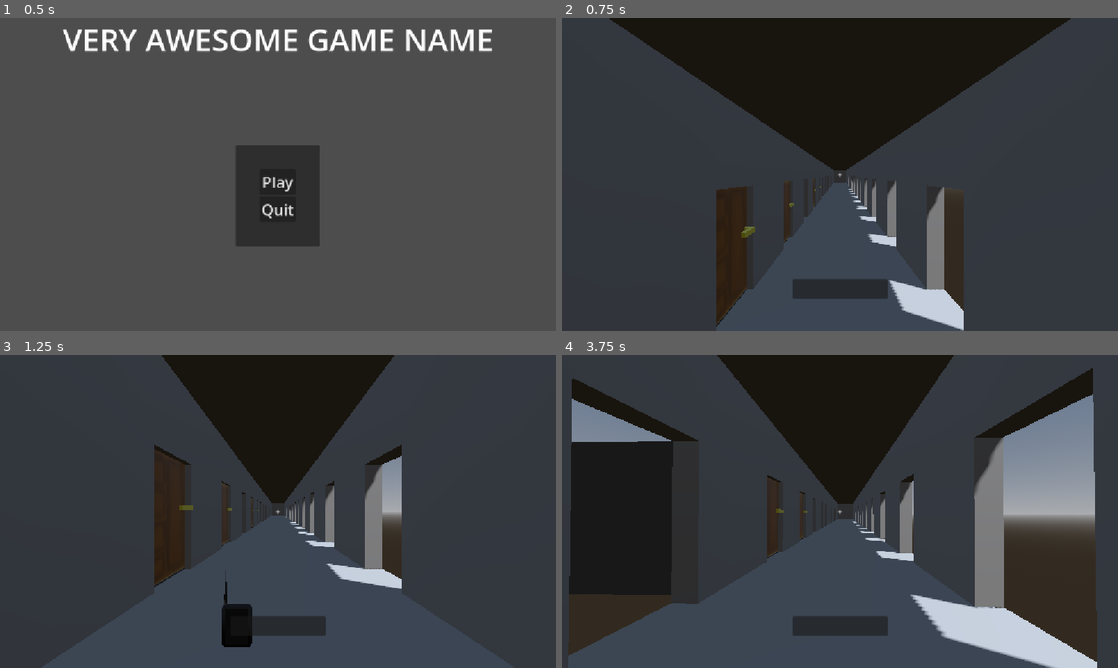
Above: before the commit, frames 1-4 (two rows, left to right).
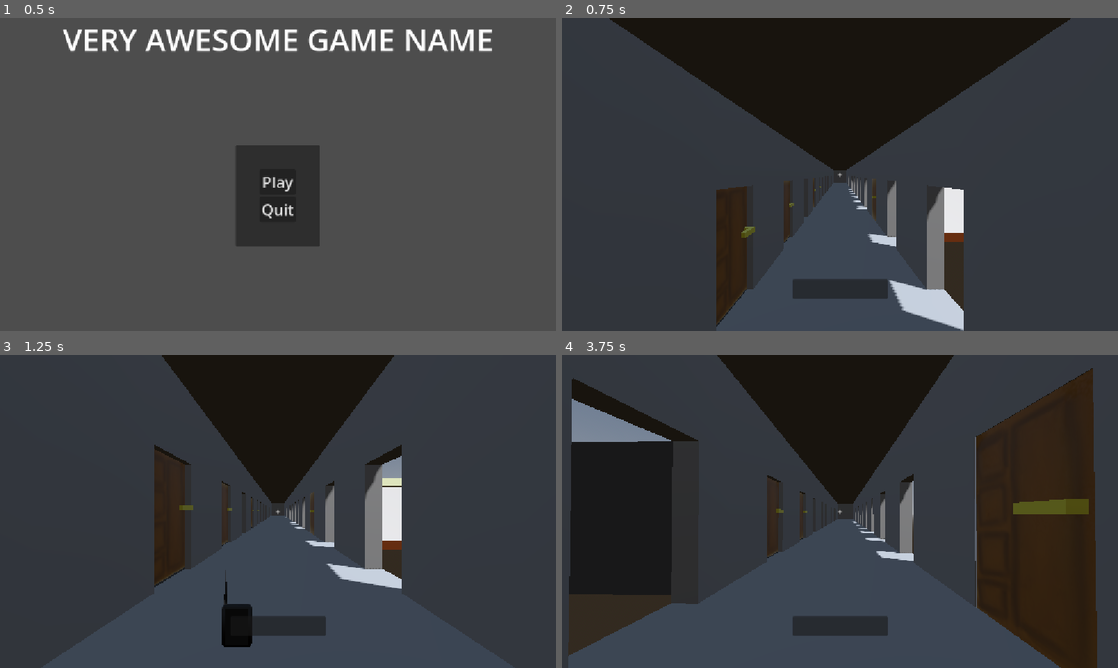
Above: after the commit, the same moments.

Repository: Krikmann/MachineGhost
Game: Godot game, scene res://Content/Menus/MainMenu/main_menu.tscn
Same seed, same stepped clock (60 frames per second), same inputs: the game is played once before the commit and once after it.
Inputs (mouse positions are in pixels of both pictures, inside the frame that each line leads up to):
- Up to frame 1 (0.5 s): no input
- Up to frame 2 (0.75 s): click "Play" at 0.5 s
- Up to frame 3 (1.25 s): no input
- Up to frame 4 (3.75 s): move the mouse to (867, 511) at 1.27 s; hold E (interact) 1.28-2.03 s; hold W (up) from 1.28 s (still down); tap Space (jump) at 1.52, 2.27 s; move the mouse to (812, 511) at 2.02 s; tap F (sb_voice) at 2.1, 3.6 s; move the mouse to (851, 505) at 2.77 s; hold E (interact) 2.78-3.53 s; move the mouse to (834, 517) at 3.52 s

Frame 1 is identical in both runs. In frame 2, 0.7% of the frame differs, in the area x 53-73%, y 51-72%; in frame 3, 0.9%; in frame 4, 13%, in the area x 62-97%, y 4-100%.

Commit message:
Add Friends room and imported furniture

Diff:
--- /dev/null
+++ b/ghost-machine/Content/Rooms/FriendsRoom/friends_room.tscn
@@ -0,0 +1,78 @@
+[gd_scene format=3 uid="uid://hglr4thtvedg"]
+
+[ext_resource type="PackedScene" uid="uid://cqswc5jpl1g3w" path="res://Imported/Fancy_Chair.glb" id="1_22cbj"]
+[ext_resource type="PackedScene" uid="uid://23nk5b3d3q8i" path="res://Imported/VOODI.glb" id="2_fmp0g"]
+[ext_resource type="ArrayMesh" uid="uid://cvqcsmvxbldb5" path="res://Imported/laud.obj" id="3_832nf"]
+[ext_resource type="PackedScene" uid="uid://sgq05cwxebbj" path="res://Imported/riiul1.glb" id="4_vwwxg"]
+[ext_resource type="PackedScene" uid="uid://dh834irthpgej" path="res://Imported/Basic chair.glb" id="5_eotub"]
+[ext_resource type="PackedScene" uid="uid://c7pjas5aodici" path="res://Objects/Door/door.tscn" id="6_fmp0g"]
+
+[sub_resource type="StandardMaterial3D" id="StandardMaterial3D_gt0d4"]
+albedo_color = Color(0.45319456, 0.20424142, 2.8878452e-07, 1)
+
+[sub_resource type="StandardMaterial3D" id="StandardMaterial3D_832nf"]
+albedo_color = Color(0.96862745, 0.99215686, 0.8235294, 1)
+
+[sub_resource type="StandardMaterial3D" id="StandardMaterial3D_54si4"]
+
+[node name="FriendsRoom" type="StaticBody3D" unique_id=680632543]
+
+[node name="CSGCombiner3D" type="CSGCombiner3D" parent="." unique_id=1553936092]
+transform = Transform3D(5, 0, 0, 0, 5, 0, 0, 0, 5, 0, 0, 0)
+
+[node name="Floor" type="CSGBox3D" parent="CSGCombiner3D" unique_id=1906712357]
+transform = Transform3D(1, 0, 0, 0, 1, 0, 0, 0, 1, -0.0053402185, -0.4494629, -0.2580542)
+size = Vector3(0.984375, 0.1, 1.5)
+material = SubResource("StandardMaterial3D_gt0d4")
+
+[node name="Ceiling" type="CSGBox3D" parent="CSGCombiner3D" unique_id=1399214299]
+transform = Transform3D(1, 0, 0, 0, 1, 0, 0, 0, 1, -0.0053402185, 0.27245736, -0.25805423)
+size = Vector3(0.984375, 0.1, 1.5)
+material = SubResource("StandardMaterial3D_832nf")
+
+[node name="Wall_Back" type="CSGBox3D" parent="CSGCombiner3D" unique_id=1505049928]
+transform = Transform3D(1, 0, 0, 0, 1, 0, 0, 0, 1, 0.4373681, -0.08958742, -0.26123047)
+size = Vector3(0.1, 0.6195313, 1.484)
+material = SubResource("StandardMaterial3D_54si4")
+
+[node name="Wall_Left" type="CSGBox3D" parent="CSGCombiner3D" unique_id=35739083]
+transform = Transform3D(1, 0, 0, 0, 1, 0, 0, 0, 1, -0.44802517, -0.084869385, -0.26758468)
+size = Vector3(0.1, 0.6259155, 1.465332)
+material = SubResource("StandardMaterial3D_54si4")
+
+[node name="Wall_Right" type="CSGBox3D" parent="CSGCombiner3D" unique_id=724913372]
+transform = Transform3D(-4.371139e-08, 0, 1, 0, 1, 0, -1, 0, -4.371139e-08, -0.0068969727, -0.09289551, -0.9629395)
+size = Vector3(0.1, 0.6203613, 0.98620605)
+material = SubResource("StandardMaterial3D_54si4")
+
+[node name="WallSolid" type="CSGBox3D" parent="CSGCombiner3D" unique_id=1585346389]
+transform = Transform3D(-4.3711392e-08, 0, 1, 0, 1, 0, -1, 0, -4.3711392e-08, -0.0045534135, -0.08731079, 0.44646165)
+size = Vector3(0.1, 0.6201782, 0.9765625)
+material = SubResource("StandardMaterial3D_54si4")
+
+[node name="DoorCutout" type="CSGBox3D" parent="CSGCombiner3D/WallSolid" unique_id=1971831630]
+transform = Transform3D(1, 0, -3.5527137e-15, 0, 1, 0, 3.5527137e-15, 0, 1, -0.0033843815, -0.006881714, -0.1894434)
+operation = 2
+size = Vector3(0.13319702, 0.6031189, 0.34521484)
+
+[node name="Fancy_Chair3" parent="." unique_id=437053861 instance=ExtResource("1_22cbj")]
+transform = Transform3D(-0.7, 0, -1.0569706e-07, 0, 0.7, 0, 1.0569706e-07, 0, -0.7, 1.2924106, -1.7109913, -3.8970752)
+
+[node name="VOODI" parent="." unique_id=1228970455 instance=ExtResource("2_fmp0g")]
+transform = Transform3D(-0.5, 0, -7.54979e-08, 0, 0.5, 0, 7.54979e-08, 0, -0.5, -1.127367, -2.0059574, -2.4124742)
+
+[node name="Laud" type="MeshInstance3D" parent="." unique_id=1187500004]
+transform = Transform3D(0.7, 0, 0, 0, 0.7, 0, 0, 0, 0.7, 1.4036292, -1.9901056, -2.2681942)
+mesh = ExtResource("3_832nf")
+
+[node name="riiul1" parent="." unique_id=616027558 instance=ExtResource("4_vwwxg")]
+transform = Transform3D(0.2, 0, 0, 0, 0.2, 0, 0, 0, 0.2, -1.7835138, -0.08005917, -1.6451682)
+
+[node name="riiul2" parent="." unique_id=416489962 instance=ExtResource("4_vwwxg")]
+transform = Transform3D(0.2, 0, 0, 0, 0.2, 0, 0, 0, 0.2, -1.7835138, -0.8002848, -3.245175)
+
+[node name="Basic chair" parent="." unique_id=1902607258 instance=ExtResource("5_eotub")]
+transform = Transform3D(0.2927783, 0, 0.06542822, 0, 0.29999998, 0, -0.06542822, 0, 0.2927783, 0.8822659, -1.7473322, -1.9566706)
+
+[node name="Door" parent="." unique_id=1652005241 instance=ExtResource("6_fmp0g")]
+transform = Transform3D(-2.1855694e-08, 0, -0.5, 0, 0.5, 0, 0.5, 0, -2.1855694e-08, -1.8634809, -1.9452957, 2.3737133)
--- a/ghost-machine/Content/main.tscn
+++ b/ghost-machine/Content/main.tscn
@@ -9,6 +9,7 @@
 [ext_resource type="PackedScene" uid="uid://cqon3a8htdjql" path="res://Content/Rooms/pesumaja.tscn" id="7_p3qnk"]
 [ext_resource type="Script" uid="uid://brs6mop14ddta" path="res://Content/ui.gd" id="8_blo7t"]
 [ext_resource type="PackedScene" uid="uid://kntd225lupx0" path="res://Content/Rooms/Room/room.tscn" id="9_yet4f"]
+[ext_resource type="PackedScene" uid="uid://hglr4thtvedg" path="res://Content/Rooms/FriendsRoom/friends_room.tscn" id="10_bwj4m"]
 
 [sub_resource type="ProceduralSkyMaterial" id="ProceduralSkyMaterial_u3q0n"]
 sky_horizon_color = Color(0.66224277, 0.6717428, 0.6867428, 1)
@@ -174,6 +175,9 @@
 [node name="Pesumaja" parent="." unique_id=576066586 instance=ExtResource("7_p3qnk")]
 transform = Transform3D(-4.371139e-08, 0, 1, 0, 1, 0, -1, 0, -4.371139e-08, 13.999999, -2.5, 0)
 
+[node name="FriendsRoom" parent="." unique_id=680632543 instance=ExtResource("10_bwj4m")]
+transform = Transform3D(1, 0, 0, 0, 1, 0, 0, 0, 1, -3.5079103, -0.5360642, -4.9913454)
+
 [editable path="II_Korrus"]
 [editable path="III_Korrus"]
 [editable path="Lift"]
--- a/ghost-machine/project.godot
+++ b/ghost-machine/project.godot
@@ -26,7 +26,7 @@
 
 [editor_plugins]
 
-enabled=PackedStringArray("res://addons/godot_vim/plugin.cfg")
+enabled=PackedStringArray()
 
 [input]
 
Binary file added: ghost-machine/Imported/Basic chair.glb
Not shown, added: ghost-machine/Imported/Basic chair.glb.import
Binary file added: ghost-machine/Imported/Fancy_Chair.glb
Not shown, added: ghost-machine/Imported/Fancy_Chair.glb.import
Binary file added: ghost-machine/Imported/VOODI.glb
Not shown, added: ghost-machine/Imported/VOODI.glb.import
Binary file added: ghost-machine/Imported/VOODI_Material-Colour.png
Not shown, added: ghost-machine/Imported/VOODI_Material-Colour.png.import
Binary file added: ghost-machine/Imported/VOODI_Material-Roughness.png
Not shown, added: ghost-machine/Imported/VOODI_Material-Roughness.png.import
Not shown, added: ghost-machine/Imported/laud.obj
Not shown, added: ghost-machine/Imported/laud.obj.import
(and 2 more such lines)
